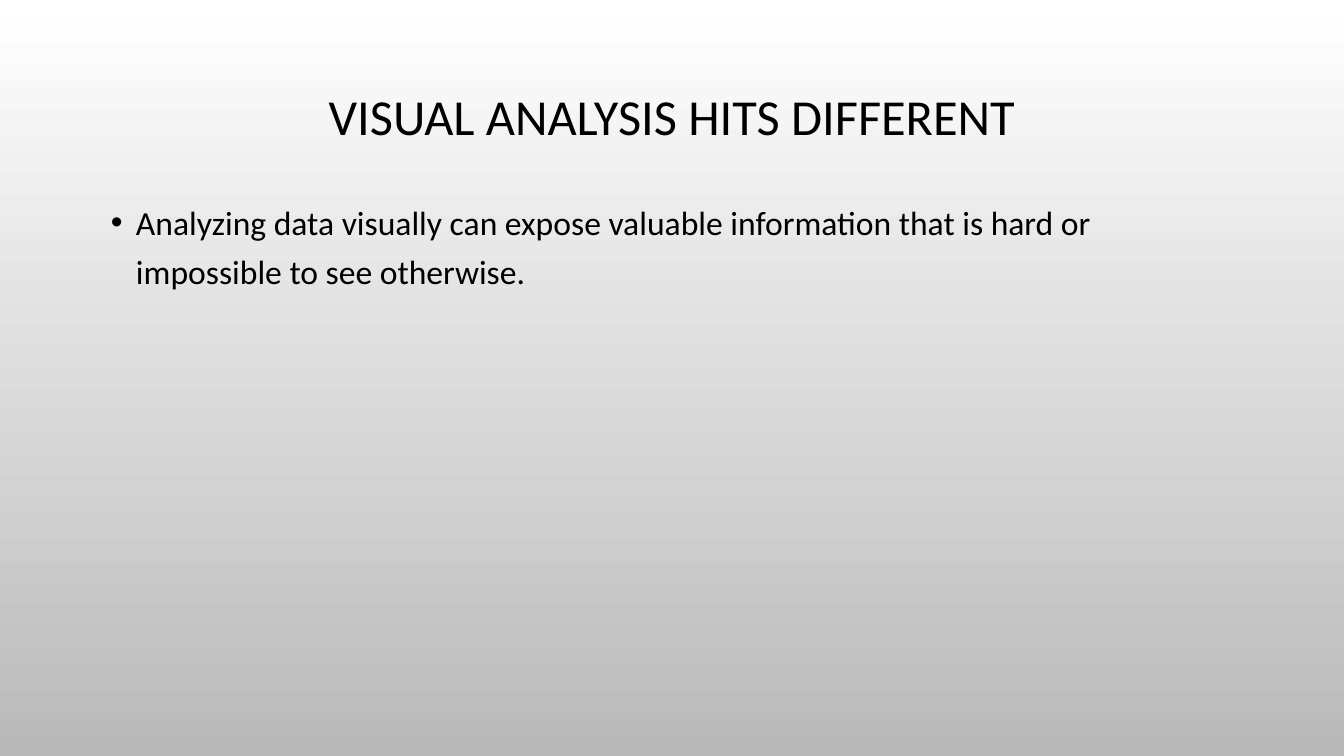
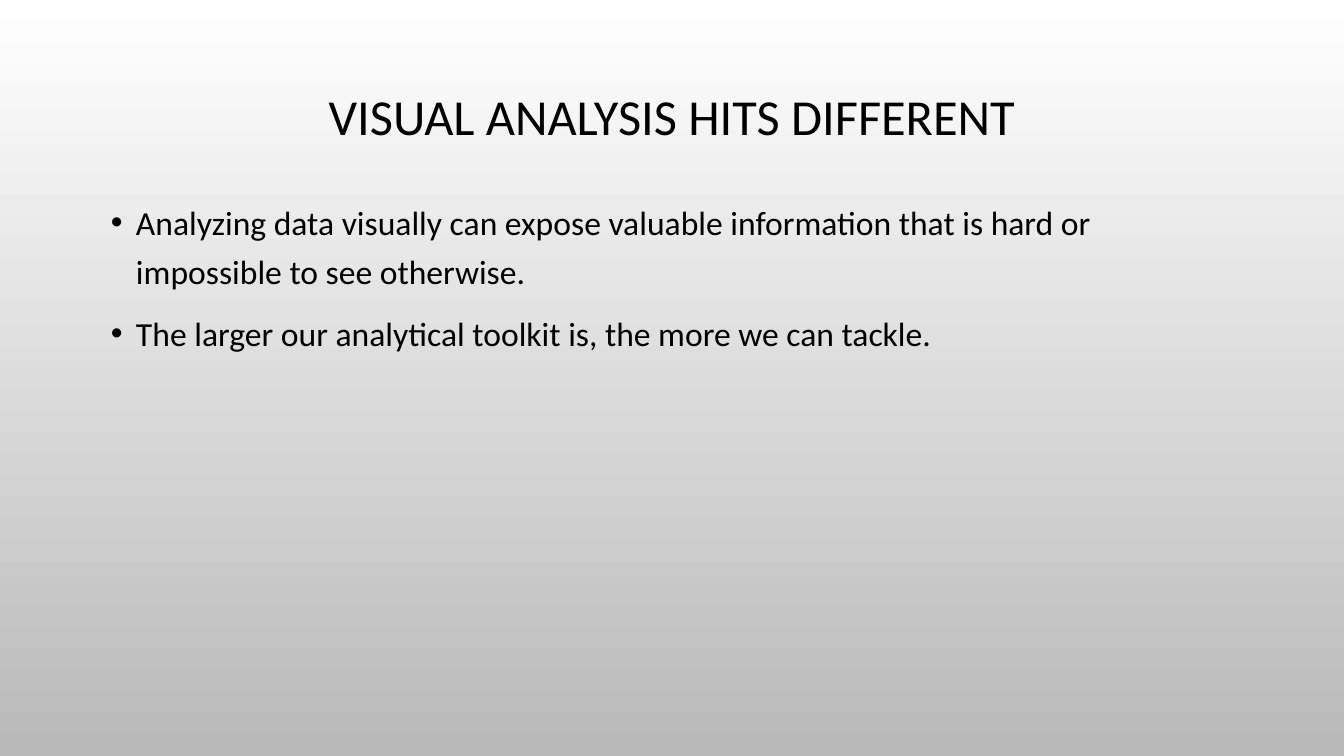
Before and after one commit to AkeemSemper/ml_datasets, a slide deck: slide 41 of slides/Visualization.pptx (slide 40 before the commit). Drawn at 1344x756 pixels with LibreOffice and Linux fonts; fonts in the diff are those of the drawing; background and template pictures are left out. Boxes give left, top, right and bottom in pixels: in the first picture for what was removed or moved away, otherwise in the second. Text is boxed around its words. In the diff, an @@ line names an element or a change of style, - is before the commit and + after.

```diff
--- a/slides/Visualization.pptx
+++ b/slides/Visualization.pptx
@@ text at <box>136,322,931,352</box>: paragraph added @@
+• The larger our analytical toolkit is, the more we can tackle.
```
Also in this commit, not shown: 2 other slides changed, 3 slides added, 2 slides removed, 2 other files.
